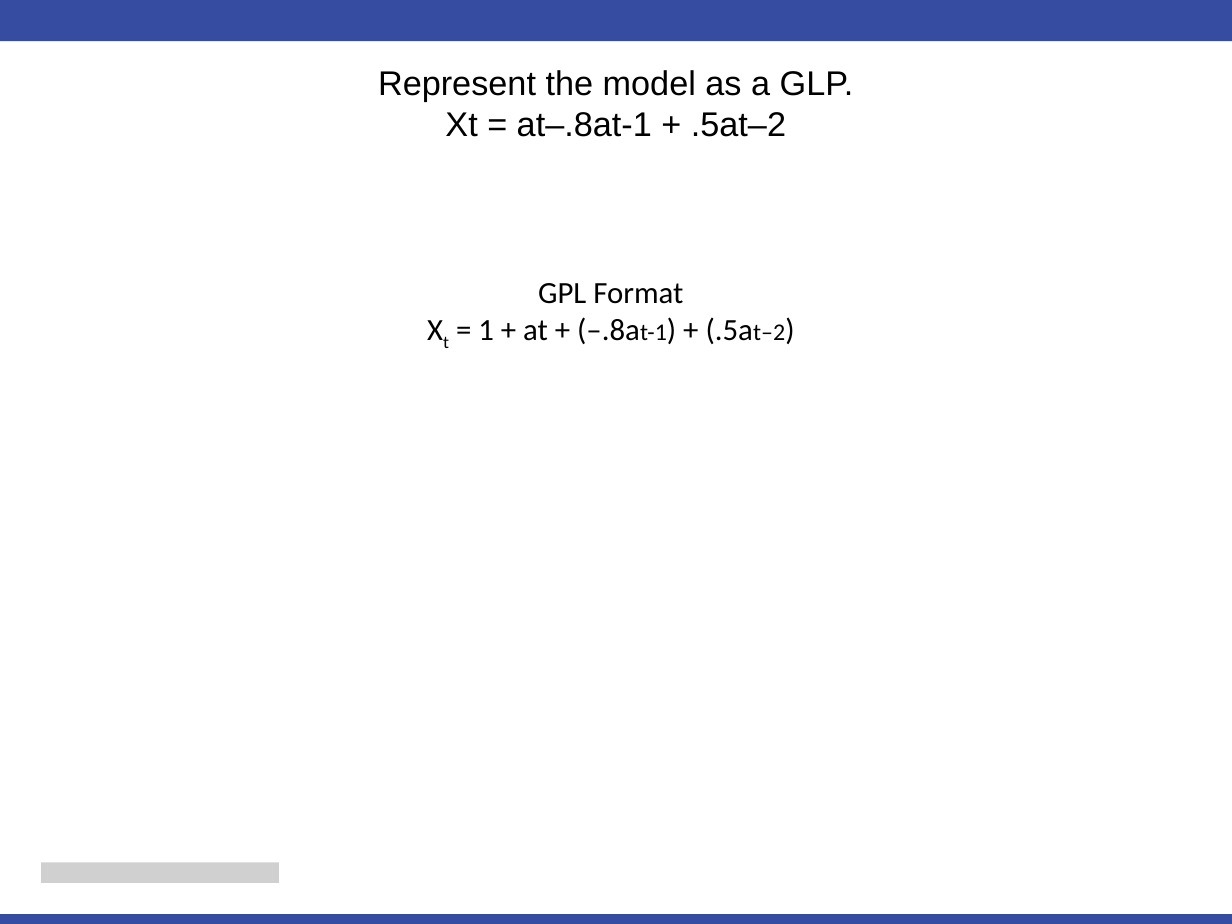
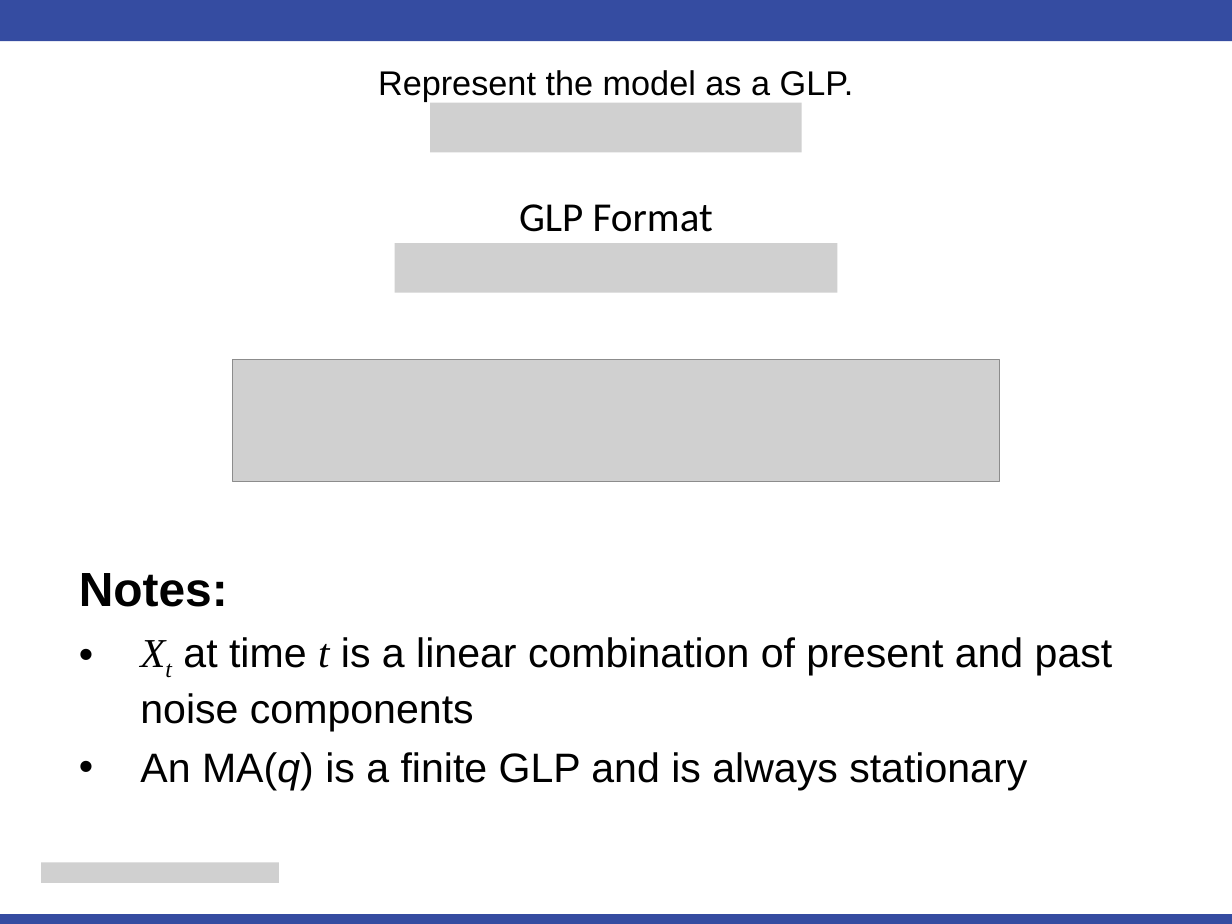
Before and after one commit to cmadding/MSDS6373, a slide deck: slide 4 of Unit05/Chad_Madding_Unit 5 For Live Session.pptx. Drawn at 1232x924 pixels with LibreOffice and Linux fonts; fonts in the diff are those of the drawing; grey boxes stand for pictures. Boxes give left, top, right and bottom in pixels: in the first picture for what was removed or moved away, otherwise in the second. Text is boxed around its words. In the diff, an @@ line names an element or a change of style, - is before the commit and + after.

```diff
--- a/Unit05/Chad_Madding_Unit 5 For Live Session.pptx
+++ b/Unit05/Chad_Madding_Unit 5 For Live Session.pptx
@@ title at [378,70,854,101]: text changed @@
-Represent the model as a GLP.
-Xt = at–.8at-1 + .5at–2
+Represent the model as a GLP.
@@ picture added at [430,102,802,152] @@
@@ text at [519,204,713,232]: text changed; size 18 to 24 pt @@
-GPL Format
-Xt = 1 + at + (–.8at-1) + (.5at–2)
+GLP Format
@@ picture added at [394,243,837,292] @@
@@ picture added at [233,360,999,482] @@
@@ text added at [79,573,1113,791], 24 pt, text #000000 @@
+Notes:
+• Xt at time t is a linear combination of present and past noise components
+• An MA(q) is a finite GLP and is always stationary
```
Also in this commit, not shown: 1 other slide changed, 1 slide added, 1 slide removed, 14 other files.
